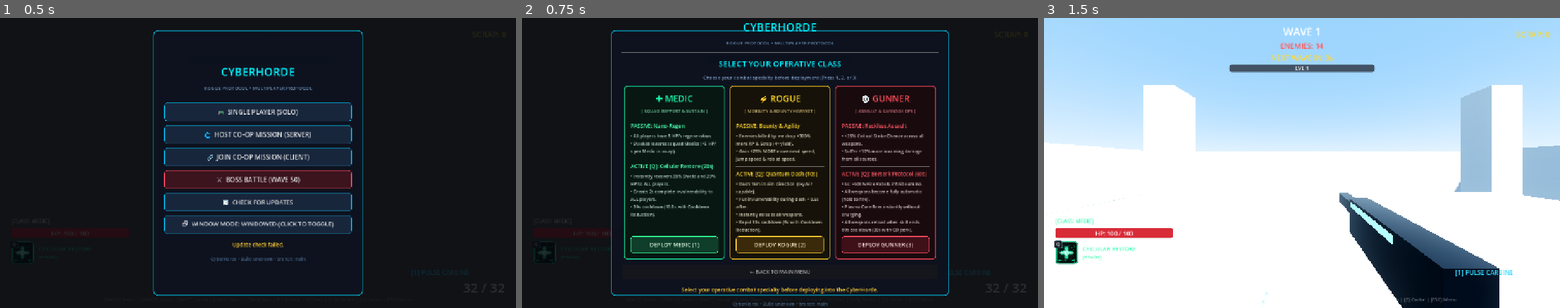
Above: before the commit, frames 1-3 (left to right).
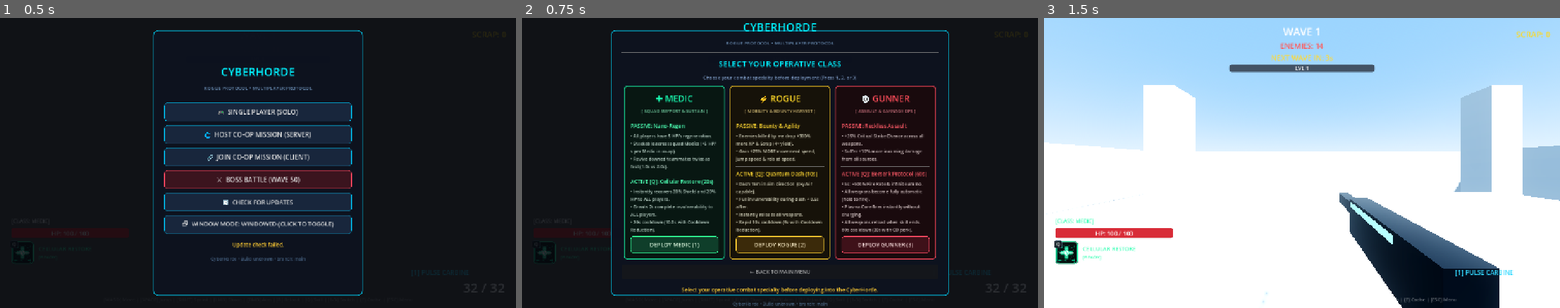
Above: after the commit, the same moments.

Repository: YuriSekaii/CyberHorde-FPS-Roguelike
Game: Godot game, scene res://scenes/main.tscn
Same seed, same stepped clock (60 frames per second), same inputs: the game is played once before the commit and once after it.
Inputs:
- Up to frame 1 (0.5 s): no input
- Up to frame 2 (0.75 s): click "🎮 SINGLE PLAYER (SOLO)" at 0.5 s
- Up to frame 3 (1.5 s): click "DEPLOY MEDIC (1)" at 1.25 s

Frame 1 is identical in both runs. In frame 2, 1.2% of the frame differs, in the area x 21-38%, y 47-74%; in frame 3, nothing differs.

Commit message:
Buff Medic: Passive now grants reviving downed squadmates twice as fast (1.0s vs 2.0s)

Diff:
--- a/scenes/ui/lobby_menu.tscn
+++ b/scenes/ui/lobby_menu.tscn
@@ -698,7 +698,8 @@
 theme_override_colors/font_color = Color(0.85, 0.95, 0.9, 0.85)
 theme_override_font_sizes/font_size = 11
 text = "• All players have 5 HP/s regeneration.
-• Stackable across squad Medics (+5 HP/s per Medic in co-op)."
+• Stackable across squad Medics (+5 HP/s per Medic in co-op).
+• Revive downed teammates twice as fast (1.0s vs 2.0s)."
 autowrap_mode = 2
 
 [node name="Sep2" type="HSeparator" parent="Panel/VBoxContainer/ClassSelectContainer/CardsHBox/MedicCard/Margin/VBox"]
--- a/scripts/player/player.gd
+++ b/scripts/player/player.gd
@@ -878,16 +878,21 @@
 		if downed_teammate.revive_prompt:
 			downed_teammate.revive_prompt.visible = true
 
+		# Medic Passive: Revive downed teammates twice as fast (1.0s vs 2.0s)
+		var revive_speed: float = 2.0 if player_class == "medic" else 1.0
 		if Input.is_action_pressed("interact"):
-			revive_progress += delta
-			downed_teammate.revive_prompt.text = "REVIVING SQUADMATE... %d%%" % int((revive_progress / 2.0) * 100.0)
+			revive_progress += delta * revive_speed
+			var pct = int(clampf((revive_progress / 2.0) * 100.0, 0.0, 100.0))
+			if downed_teammate.revive_prompt:
+				downed_teammate.revive_prompt.text = "REVIVING SQUADMATE... %d%%" % pct
 			if revive_progress >= 2.0:
 				revive_progress = 0.0
 				downed_teammate.rpc_revive.rpc()
 				SoundManager.play("level_up", 0.2, 1.5)
 		else:
 			revive_progress = maxf(0.0, revive_progress - delta * 2.0)
-			downed_teammate.revive_prompt.text = "[HOLD E TO REVIVE]"
+			if downed_teammate.revive_prompt:
+				downed_teammate.revive_prompt.text = "[HOLD E TO REVIVE (1s - MEDIC)]" if player_class == "medic" else "[HOLD E TO REVIVE]"
 	else:
 		revive_progress = 0.0
 
Not shown, changed: README.md
